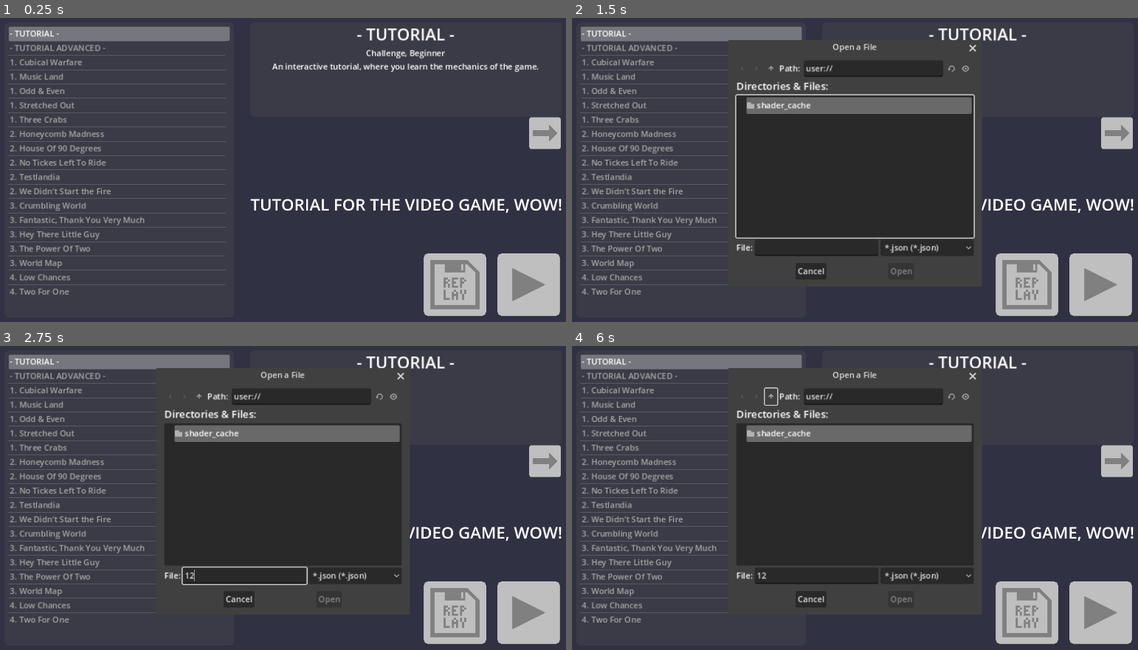
Above: before the commit, frames 1-4 (two rows, left to right).
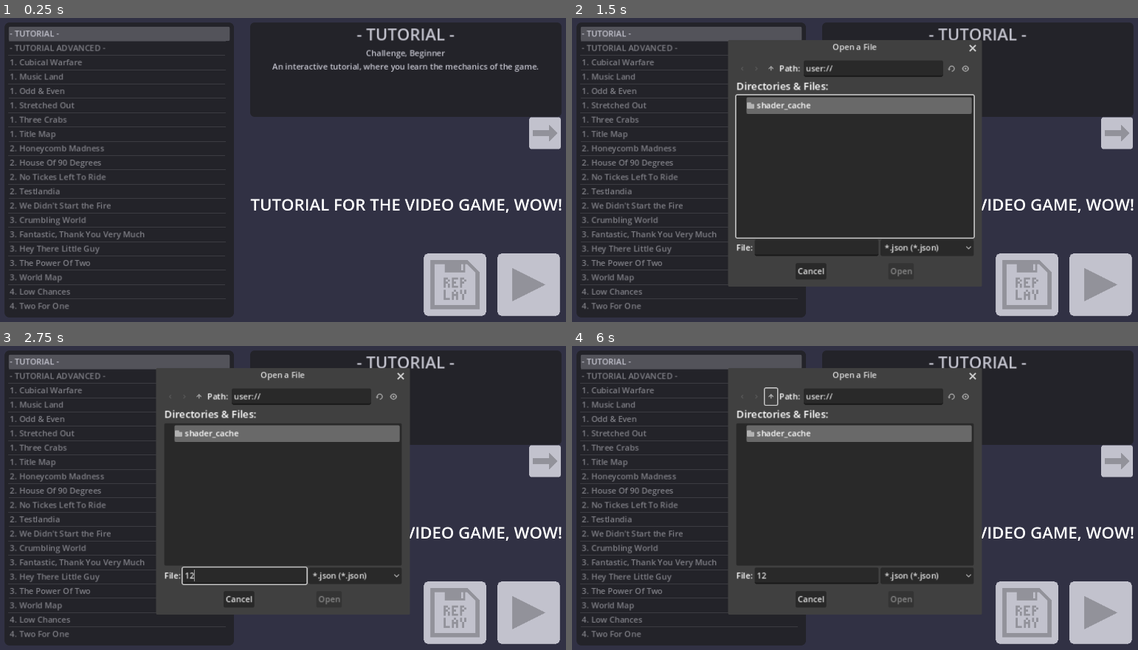
Above: after the commit, the same moments.

Repository: Tab-e-n/tabin_regions
Game: Godot game, scene res://setup_scene.tscn
Two runs of this game, one before a commit and one after it. Both use one fixed random seed, a clock stepped at 60 frames per second and the inputs below.
Inputs (mouse positions are in pixels of both pictures, inside the frame that each line leads up to):
- Up to frame 1 (0.25 s): no input
- Up to frame 2 (1.5 s): click (1115, 133) at 0.5 s; click (1024, 285) at 1.25 s
- Up to frame 3 (2.75 s): click (243, 577) at 2.02 s; type "12" at 2.1 s
- Up to frame 4 (6 s): click (1024, 613) at 2.75 s; click (1024, 613) at 3.5 s; click (1098, 613) at 4.25 s; click (1098, 613) at 5 s; click (770, 397) at 5.75 s

The runs differ from the first frame. In frame 1, 56% of the frame differs, in the area x 0-100%, y 1-99%; in frame 2, 38%; in frame 3, 38%; in frame 4, 38%.
Error before the commit: Parse Error: Preload file "res://CitySelectedParticle.gd" does not exist. (res://Scripts/City.gd:60)

Commit message:
Color Experiment In Setup Scene

Diff:
--- a/Maps/1._Cubical_Warfare.tscn
+++ b/Maps/1._Cubical_Warfare.tscn
@@ -60,7 +60,6 @@
 complexity = "Beginner"
 lore = "Everythings comes back to cubes. Everything is cubes.
 Ignore that cities are still circles."
-color_bg_according_to_alignment = true
 hide_turn_order = true
 render_mode = 1
 
--- /dev/null
+++ b/Maps/1._Title_Map.tscn
@@ -0,0 +1,143 @@
+[gd_scene load_steps=5 format=3 uid="uid://cnxb64453xeqg"]
+
+[ext_resource type="Script" path="res://Sprites/RegionControl.gd" id="1_utrxi"]
+[ext_resource type="PackedScene" uid="uid://s6v72p116y03" path="res://Objects/bg.tscn" id="2_7855c"]
+[ext_resource type="Script" path="res://Scripts/Region.gd" id="3_kce7p"]
+
+[sub_resource type="GDScript" id="GDScript_fsydj"]
+script/source = "extends Node
+
+var connections : Array = [
+#	Basic Connections are defined as such:
+#	[\"Region 1\", \"Region 2\"],
+#	Connections that are harder to traverse are defined as such:
+#	[\"Hilly Region 1\", \"Hilly Region 2\", 1],
+	[\"Line\", \"Dot\"],
+	[\"Line\", \"Gigas\"],
+	[\"Gigas\", \"Dot\"],
+	[\"Gigas\", \"Swordsman\"],
+	[\"Swordsman\", \"Dot\"],
+	[\"Gigas\", \"Estro\"],
+	[\"Flywrench\", \"Estro\"],
+	[\"Flywrench\", \"D\"],
+	[\"D\", \"Estro\"],
+	[\"D\", \"Swordsman\"],
+	[\"Swordsman\", \"Estro\"],
+	[\"Oh\", \"Dot\"],
+	[\"Line\", \"Oh\"],
+	[\"Line\", \"Underline\"],
+	[\"Underline\", \"Oh\"],
+	[\"Arch\", \"Oh\"],
+	[\"Arch\", \"Underline\"],
+	[\"Arch\", \"Spiral\"],
+	[\"Spiral\", \"Underline\"],
+	[\"Arch\", \"Snake\"],
+	[\"Spiral\", \"Snake\"],
+]
+
+
+func _ready():
+	get_parent().connections = connections.duplicate()
+	queue_free()
+
+"
+
+[node name="template" type="Polygon2D"]
+color = Color(0.521569, 0.521569, 0.603922, 1)
+polygon = PackedVector2Array(-424, 80, -288, 136, -144, 120, 176, 152, 312, 216, 456, 176, 520, 40, 488, -96, 400, -160, 224, -152, 8, -200, -120, -288, -240, -288, -392, -208, -424, -104)
+script = ExtResource("1_utrxi")
+lock_aliances = true
+complexity = "Beginner"
+lore = "Woa! Thats the title of the game!"
+align_color = Array[Color]([Color(0.231373, 0.203922, 0.282353, 1), Color(0.478431, 0.054902, 0.262745, 1), Color(0.180392, 0.34902, 0.286275, 1)])
+city_size = 0.75
+hide_turn_order = true
+render_mode = 1
+
+[node name="connection_setter" type="Node" parent="."]
+script = SubResource("GDScript_fsydj")
+
+[node name="bg" parent="." instance=ExtResource("2_7855c")]
+
+[node name="Estro" type="Polygon2D" parent="."]
+position = Vector2(-176, 0)
+color = Color(0.231373, 0.203922, 0.282353, 1)
+polygon = PackedVector2Array(24, 8, 32, 24, 8, 40, -16, 40, -48, 32, -64, 16, -72, -8, -72, -24, -64, -48, -32, -64, -8, -64, 24, -48, 32, -24, 24, 0, 0, 8, -16, 8, -16, -8, 0, -16, 0, -32, -8, -40, -32, -40, -40, -32, -40, -16, -16, -8, -16, 8, -48, 0, -40, 16, -24, 24, 0, 24)
+script = ExtResource("3_kce7p")
+
+[node name="Gigas" type="Polygon2D" parent="."]
+position = Vector2(-80, -16)
+color = Color(0.231373, 0.203922, 0.282353, 1)
+polygon = PackedVector2Array(56, -16, 48, -40, 24, -48, 0, -48, -32, -40, -48, -16, -48, 8, -32, 32, 0, 40, 0, 8, -16, 0, -16, -16, 0, -24, 16, -24, 32, -16, 32, 0, 24, 8, 0, 8, 0, 40, 32, 32, 24, 56, 0, 64, -40, 56, -48, 48, -72, 80, -32, 88, 8, 88, 32, 80, 48, 56, 56, 16)
+script = ExtResource("3_kce7p")
+
+[node name="Line" type="Polygon2D" parent="."]
+position = Vector2(0, 24)
+color = Color(0.231373, 0.203922, 0.282353, 1)
+polygon = PackedVector2Array(-16, 48, -8, 0, 0, -48, 0, -80, 24, -80, 24, -56, 16, 0, 16, 48)
+script = ExtResource("3_kce7p")
+
+[node name="Oh" type="Polygon2D" parent="."]
+position = Vector2(88, -32)
+color = Color(0.231373, 0.203922, 0.282353, 1)
+polygon = PackedVector2Array(8, -8, -16, 0, -24, 24, -8, 40, 16, 40, 32, 32, 32, 8, 8, -8, 8, -40, 40, -24, 64, 8, 56, 40, 32, 64, 8, 72, -32, 56, -48, 32, -48, 0, -32, -24, 8, -40)
+script = ExtResource("3_kce7p")
+
+[node name="Dot" type="Polygon2D" parent="."]
+position = Vector2(8, -96)
+color = Color(0.231373, 0.203922, 0.282353, 1)
+polygon = PackedVector2Array(0, 32, -16, 24, -24, 8, -24, 0, -16, -16, 0, -24, 8, -24, 24, -16, 32, 0, 32, 8, 24, 24, 8, 32)
+script = ExtResource("3_kce7p")
+
+[node name="Arch" type="Polygon2D" parent="."]
+position = Vector2(224, -24)
+color = Color(0.231373, 0.203922, 0.282353, 1)
+offset = Vector2(-32, -16)
+polygon = PackedVector2Array(-32, -8, -24, 8, -24, 56, -32, 80, 0, 88, 8, 16, 24, -8, 56, -8, 64, 16, 56, 96, 80, 96, 96, 16, 80, -24, 48, -32, 8, -32, -8, -8, -16, -32, -40, -24)
+script = ExtResource("3_kce7p")
+
+[node name="Snake" type="Polygon2D" parent="."]
+position = Vector2(352, -32)
+color = Color(0.180392, 0.34902, 0.286275, 1)
+polygon = PackedVector2Array(-64, 72, -56, 40, -8, 48, 32, 48, 48, 32, 48, 16, 40, 8, 8, 8, -32, 0, -48, -24, -40, -56, -8, -64, 40, -56, 24, -32, -8, -40, -24, -32, -16, -16, 16, -8, 40, -16, 72, 8, 72, 32, 48, 72, 0, 80)
+script = ExtResource("3_kce7p")
+alignment = 2
+
+[node name="Underline" type="Polygon2D" parent="."]
+position = Vector2(136, 72)
+color = Color(0.180392, 0.34902, 0.286275, 1)
+offset = Vector2(64, 8)
+polygon = PackedVector2Array(-160, -24, -96, -32, -32, -24, 32, -8, 24, 24, -40, 8, -96, 0, -160, 8)
+script = ExtResource("3_kce7p")
+alignment = 2
+
+[node name="Spiral" type="Polygon2D" parent="."]
+position = Vector2(304, 112)
+color = Color(0.180392, 0.34902, 0.286275, 1)
+polygon = PackedVector2Array(-64, -40, -72, -8, -24, 0, 0, 24, 48, 40, 88, 24, 104, -8, 96, -40, 64, -56, 40, -48, 24, -32, 40, -8, 56, -8, 48, -16, 48, -32, 64, -32, 80, -24, 80, 0, 64, 8, 32, 8, 8, -8, -24, -32)
+script = ExtResource("3_kce7p")
+alignment = 2
+is_capital = true
+
+[node name="Flywrench" type="Polygon2D" parent="."]
+position = Vector2(-312, 16)
+color = Color(0.478431, 0.054902, 0.262745, 1)
+offset = Vector2(-24, -24)
+polygon = PackedVector2Array(-8, -24, 32, -24, 56, 8, 112, 64, 64, 64, 48, 32, 16, 0, 16, 32, 24, 64, -16, 64, -8, 24)
+script = ExtResource("3_kce7p")
+alignment = 1
+
+[node name="D" type="Polygon2D" parent="."]
+position = Vector2(-328, -96)
+color = Color(0.478431, 0.054902, 0.262745, 1)
+polygon = PackedVector2Array(-16, 56, 24, 56, 56, 40, 80, 16, 80, -16, 64, -32, 32, -48, -24, -48, -16, 0, 8, 0, 8, -24, 32, -24, 48, -8, 48, 8, 32, 24, 8, 32, 8, 0, -16, 0)
+script = ExtResource("3_kce7p")
+alignment = 1
+is_capital = true
+
+[node name="Swordsman" type="Polygon2D" parent="."]
+position = Vector2(-168, -144)
+color = Color(0.478431, 0.054902, 0.262745, 1)
+polygon = PackedVector2Array(-56, 64, 32, 64, 32, 32, 8, 16, -8, 32, -24, 16, -16, 0, -8, -8, 0, -8, -8, 0, -16, 16, -8, 24, 8, 8, 88, 56, 136, 56, 136, 24, 24, -16, 40, -32, 32, -40, 16, -24, 8, -16, 8, -24, 16, -32, 8, -40, 24, -48, 32, -72, 24, -96, 8, -112, -8, -112, -32, -104, -48, -88, -48, -64, -40, -48, -24, -40, -32, -32, -40, -40, -56, -40, -64, -48, -72, -16, -64, 32, -56, 8, -40, -16, -56, 32)
+script = ExtResource("3_kce7p")
+alignment = 1
--- a/Scripts/City.gd
+++ b/Scripts/City.gd
@@ -57,7 +57,7 @@
 func make_particle(mobilize : bool):
 	var part : Sprite2D = Sprite2D.new()
 	part.texture = preload("res://Sprites/circle.png")
-	part.set_script(preload("res://CitySelectedParticle.gd"))
+	part.set_script(preload("res://Scripts/CitySelectedParticle.gd"))
 	part.position = Vector2(32, 32)
 	part.modulate = self_modulate
 	part.mobilize = mobilize
--- a/Scripts/setup_scene.gd
+++ b/Scripts/setup_scene.gd
@@ -7,6 +7,24 @@
 
 enum {MENU_LORE, MENU_ALIGNMENTS, MENU_DIFFICULTY}
 var current_menu : int = 0
+
+
+@onready var tintable_ui : Node2D = $tintable_ui
+
+@onready var map_list : ItemList = $tintable_ui/map_list
+@onready var map_options : Control = $tintable_ui/def
+@onready var map_ai : Control = $tintable_ui/diff
+
+@onready var map_name : Label = $tintable_ui/map_name
+@onready var map_lore : Label = $tintable_ui/lore
+
+@onready var options_label : Label = $tintable_ui/def/map_data
+@onready var slider_player : HSlider = $tintable_ui/def/players
+@onready var slider_leader : HSlider = $tintable_ui/def/leaders
+@onready var slider_aliances : HSlider = $tintable_ui/def/aliances
+
+@onready var ai_preset : Label = $tintable_ui/diff/preset
+@onready var ai_cursor : Sprite2D = $tintable_ui/diff/AiSelected
 
 
 func _ready():
@@ -19,15 +37,15 @@
 		maps[i] = maps[i].trim_suffix(".remap")
 		var new_name : String = maps[i].trim_suffix(".tscn")
 		new_name = new_name.replace("_", " ")
-		$map_list.add_item(new_name)
+		map_list.add_item(new_name)
 
 	var map = maps.find(MapSetup.current_map_name)
 
 	if map == -1:
-		$map_list.select(0)
+		map_list.select(0)
 		_on_map_list_item_selected(0)
 	else:
-		$map_list.select(map)
+		map_list.select(map)
 		_on_map_list_item_selected(map)
 
 	MapSetup.preset_alignments.clear()
@@ -42,14 +60,14 @@
 
 
 func _on_leaders_value_changed(value):
-	if $def/players.value > value:
-		$def/players.value = value
+	if slider_player.value > value:
+		slider_player.value = value
 	_on_def_slider_value_changed(value)
 
 
 func _on_players_value_changed(value):
-	if $def/leaders.value < value:
-		$def/leaders.value = value
+	if slider_leader.value < value:
+		slider_leader.value = value
 	_on_def_slider_value_changed(value)
 
 
@@ -59,74 +77,90 @@
 
 func _on_map_list_item_activated(index):
 	start_playing(index)
+
+
+func flip_color(c : Color) -> Color:
+	c.r = 1 - c.r
+	c.g = 1 - c.g
+	c.b = 1 - c.b
+	return c
 
 
 func _on_map_list_item_selected(index):
 	if current_map != null:
 		current_map.queue_free()
 	var packed_map : PackedScene = load("res://Maps/" + maps[index])
-	current_map = packed_map.instantiate()
+	current_map = packed_map.instantiate() as RegionControl
 
 	current_map.dummy = true
 
 	current_map.position = Vector2(768, 384)
 	current_map.scale = Vector2(0.5, 0.5)
 
+	var temp_color : Color = current_map.color
+
+	temp_color = flip_color(temp_color)
+	temp_color *= 0.5
+	temp_color = flip_color(temp_color)
+	temp_color.a = 1.0
+
+	tintable_ui.modulate = temp_color
+
 	$map.add_child(current_map)
 
-	$map_name.text = $map_list.get_item_text(index)
+	map_name.text = map_list.get_item_text(index)
 
 	map_data_text()
 
-	$def/leaders.visible = not current_map.lock_align_amount
-	$def/leaders.max_value = current_map.align_amount - 1
-
-	$def/players.visible = not current_map.lock_player_amount
+	slider_leader.visible = not current_map.lock_align_amount
+	slider_leader.max_value = current_map.align_amount - 1
+
+	slider_player.visible = not current_map.lock_player_amount
 	if current_map.max_player_amount >= 0:
-		$def/players.max_value = current_map.max_player_amount
-	else:
-		$def/players.max_value = current_map.align_amount - 1
-
-	$def/aliances.visible = not current_map.lock_aliances
-	$def/aliances.max_value = current_map.align_amount - 1
-
-	$diff/preset.visible = current_map.use_custom_ai_setup
-	$diff/AiSelected.visible = !current_map.use_custom_ai_setup
-
-	$lore.text = current_map.tag + ", " + current_map.complexity + "\n" + current_map.lore
+		slider_player.max_value = current_map.max_player_amount
+	else:
+		slider_player.max_value = current_map.align_amount - 1
+
+	slider_aliances.visible = not current_map.lock_aliances
+	slider_aliances.max_value = current_map.align_amount - 1
+
+	ai_preset.visible = current_map.use_custom_ai_setup
+	ai_cursor.visible = !current_map.use_custom_ai_setup
+
+	map_lore.text = current_map.tag + ", " + current_map.complexity + "\n" + current_map.lore
 
 	if MapSetup.current_map_name != maps[index]:
 		if current_map.used_alignments >= 2:
-			$def/leaders.value = current_map.used_alignments
+			slider_leader.value = current_map.used_alignments
 		else:
-			$def/leaders.value = current_map.align_amount - 1
-		$def/players.value = current_map.player_amount
-		$def/aliances.value = 1
+			slider_leader.value = current_map.align_amount - 1
+		slider_player.value = current_map.player_amount
+		slider_aliances.value = 1
 		MapSetup.current_map_name = maps[index]
 	else:
-		$def/players.value = MapSetup.player_amount
-		$def/aliances.value = MapSetup.aliances_amount
-		$def/leaders.value = MapSetup.used_aligments
+		slider_player.value = MapSetup.player_amount
+		slider_aliances.value = MapSetup.aliances_amount
+		slider_leader.value = MapSetup.used_aligments
 
 
 func map_data_text():
-	$def/map_data.text = ("PRESET ORDER" if current_map.use_preset_alignments else "RANDOM ORDER")
-	$def/map_data.text += "\nLEADERS: " + String.num($def/leaders.value)
-	$def/map_data.text += "\nPLAYERS: " + (String.num($def/players.value) if $def/players.value > 0 else "X")
-	$def/map_data.text += "\nALIANCES: " + (String.num($def/aliances.value) if $def/aliances.value > 1 else "X")
+	options_label.text = ("PRESET ORDER" if current_map.use_preset_alignments else "RANDOM ORDER")
+	options_label.text += "\nLEADERS: " + String.num(slider_leader.value)
+	options_label.text += "\nPLAYERS: " + (String.num(slider_player.value) if slider_player.value > 0 else "X")
+	options_label.text += "\nALIANCES: " + (String.num(slider_aliances.value) if slider_aliances.value > 1 else "X")
 
 
 func _on_play_pressed():
-	#print($map_list.is_anything_selected())
-	if $map_list.is_anything_selected():
-		start_playing($map_list.get_selected_items()[0])
+	#print(map_list.is_anything_selected())
+	if map_list.is_anything_selected():
+		start_playing(map_list.get_selected_items()[0])
 
 
 func start_playing(index):
 	MapSetup.current_map_name = maps[index]
-	MapSetup.player_amount = $def/players.value
-	MapSetup.aliances_amount = $def/aliances.value
-	MapSetup.used_aligments = $def/leaders.value
+	MapSetup.player_amount = slider_player.value
+	MapSetup.aliances_amount = slider_aliances.value
+	MapSetup.used_aligments = slider_leader.value
 	if current_map.use_alignment_picker and MapSetup.player_amount > 0:
 		get_tree().change_scene_to_file("res://alignment_picker.tscn")
 	else:
@@ -138,21 +172,21 @@
 	if current_menu > 2:
 		current_menu = 0
 
-	$lore.visible = current_menu == MENU_LORE
-	$def.visible = current_menu == MENU_ALIGNMENTS
-	$diff.visible = current_menu == MENU_DIFFICULTY
+	map_lore.visible = current_menu == MENU_LORE
+	map_options.visible = current_menu == MENU_ALIGNMENTS
+	map_ai.visible = current_menu == MENU_DIFFICULTY
 
 
 func ai_selected_pos():
 	match(MapSetup.default_ai_controler):
 		AIControler.CONTROLER_TURTLE:
-			$diff/AiSelected.position.x = 624
+			ai_cursor.position.x = 624
 		AIControler.CONTROLER_DEFAULT:
-			$diff/AiSelected.position.x = 752
+			ai_cursor.position.x = 752
 		AIControler.CONTROLER_NEURAL:
-			$diff/AiSelected.position.x = 880
+			ai_cursor.position.x = 880
 		AIControler.CONTROLER_CHEATER:
-			$diff/AiSelected.position.x = 1008
+			ai_cursor.position.x = 1008
 
 
 func _on_ai_turtle_pressed():
--- a/Styles/style_label_align_picker.tres
+++ b/Styles/style_label_align_picker.tres
@@ -1,7 +1,7 @@
 [gd_resource type="StyleBoxFlat" format=3 uid="uid://crwlkegnfaves"]
 
 [resource]
-bg_color = Color(0.247059, 0.247059, 0.282353, 0.752941)
+bg_color = Color(0.156863, 0.156863, 0.156863, 0.752941)
 corner_radius_top_left = 8
 corner_radius_top_right = 8
 corner_radius_bottom_right = 8
--- a/Styles/style_label_normal_box.tres
+++ b/Styles/style_label_normal_box.tres
@@ -1,7 +1,7 @@
 [gd_resource type="StyleBoxFlat" format=3 uid="uid://l8vkqqi4prkx"]
 
 [resource]
-bg_color = Color(0.247059, 0.247059, 0.282353, 1)
+bg_color = Color(0.156863, 0.156863, 0.156863, 1)
 corner_radius_top_left = 8
 corner_radius_top_right = 8
 corner_radius_bottom_right = 8
--- a/Styles/style_panel_map_list.tres
+++ b/Styles/style_panel_map_list.tres
@@ -1,12 +1,12 @@
 [gd_resource type="StyleBoxFlat" format=3 uid="uid://ba8gr0be1lomg"]
 
 [resource]
-bg_color = Color(0.247059, 0.247059, 0.282353, 0.752941)
+bg_color = Color(0.156863, 0.156863, 0.156863, 0.752941)
 border_width_left = 8
 border_width_top = 8
 border_width_right = 8
 border_width_bottom = 8
-border_color = Color(0.247059, 0.247059, 0.282353, 0.752941)
+border_color = Color(0.156863, 0.156863, 0.156863, 0.752941)
 border_blend = true
 corner_radius_top_left = 8
 corner_radius_top_right = 8
--- a/setup_scene.tscn
+++ b/setup_scene.tscn
@@ -24,7 +24,9 @@
 [node name="map" type="Node2D" parent="."]
 z_index = -100
 
-[node name="map_list" type="ItemList" parent="."]
+[node name="tintable_ui" type="Node2D" parent="."]
+
+[node name="map_list" type="ItemList" parent="tintable_ui"]
 z_index = 100
 offset_left = 32.0
 offset_top = 32.0
@@ -33,14 +35,14 @@
 focus_mode = 0
 theme_override_styles/panel = ExtResource("2_b0y7v")
 
-[node name="Panel" type="Panel" parent="."]
+[node name="Panel" type="Panel" parent="tintable_ui"]
 offset_left = 512.0
 offset_top = 32.0
 offset_right = 1120.0
 offset_bottom = 216.0
 theme_override_styles/panel = ExtResource("2_vsmum")
 
-[node name="map_name" type="Label" parent="."]
+[node name="map_name" type="Label" parent="tintable_ui"]
 z_index = 100
 offset_left = 512.0
 offset_top = 32.0
@@ -49,7 +51,7 @@
 theme_override_font_sizes/font_size = 32
 horizontal_alignment = 1
 
-[node name="lore" type="Label" parent="."]
+[node name="lore" type="Label" parent="tintable_ui"]
 offset_left = 512.0
 offset_top = 80.0
 offset_right = 1120.0
@@ -58,7 +60,7 @@
 autowrap_mode = 2
 clip_text = true
 
-[node name="def" type="Control" parent="."]
+[node name="def" type="Control" parent="tintable_ui"]
 visible = false
 z_index = 100
 layout_mode = 3
@@ -66,7 +68,7 @@
 offset_right = 40.0
 offset_bottom = 40.0
 
-[node name="map_data" type="Label" parent="def"]
+[node name="map_data" type="Label" parent="tintable_ui/def"]
 layout_mode = 0
 offset_left = 512.0
 offset_top = 80.0
@@ -76,7 +78,7 @@
 theme_override_font_sizes/font_size = 24
 horizontal_alignment = 2
 
-[node name="leaders" type="HSlider" parent="def"]
+[node name="leaders" type="HSlider" parent="tintable_ui/def"]
 layout_mode = 0
 offset_left = 720.0
 offset_top = 120.0
@@ -86,7 +88,7 @@
 max_value = 2.0
 value = 2.0
 
-[node name="players" type="HSlider" parent="def"]
+[node name="players" type="HSlider" parent="tintable_ui/def"]
 layout_mode = 0
 offset_left = 720.0
 offset_top = 152.0
@@ -94,7 +96,7 @@
 offset_bottom = 184.0
 max_value = 0.0
 
-[node name="aliances" type="HSlider" parent="def"]
+[node name="aliances" type="HSlider" parent="tintable_ui/def"]
 layout_mode = 0
 offset_left = 720.0
 offset_top = 184.0
@@ -104,7 +106,7 @@
 max_value = 1.0
 value = 1.0
 
-[node name="diff" type="Control" parent="."]
+[node name="diff" type="Control" parent="tintable_ui"]
 visible = false
 z_index = 100
 layout_mode = 3
@@ -112,11 +114,11 @@
 offset_right = 40.0
 offset_bottom = 40.0
 
-[node name="AiSelected" type="Sprite2D" parent="diff"]
+[node name="AiSelected" type="Sprite2D" parent="tintable_ui/diff"]
 position = Vector2(624, 144)
 texture = ExtResource("2_1q3y1")
 
-[node name="ai_turtle" type="TextureButton" parent="diff"]
+[node name="ai_turtle" type="TextureButton" parent="tintable_ui/diff"]
 layout_mode = 0
 offset_left = 576.0
 offset_top = 96.0
@@ -124,7 +126,7 @@
 offset_bottom = 192.0
 texture_normal = ExtResource("2_wi0e8")
 
-[node name="ai_default" type="TextureButton" parent="diff"]
+[node name="ai_default" type="TextureButton" parent="tintable_ui/diff"]
 layout_mode = 0
 offset_left = 704.0
 offset_top = 96.0
@@ -132,7 +134,7 @@
 offset_bottom = 192.0
 texture_normal = ExtResource("2_qggyn")
 
-[node name="ai_neuron" type="TextureButton" parent="diff"]
+[node name="ai_neuron" type="TextureButton" parent="tintable_ui/diff"]
 modulate = Color(0.447059, 0.447059, 0.447059, 1)
 layout_mode = 0
 offset_left = 832.0
@@ -142,7 +144,7 @@
 disabled = true
 texture_normal = ExtResource("3_g3ljl")
 
-[node name="ai_cheater" type="TextureButton" parent="diff"]
+[node name="ai_cheater" type="TextureButton" parent="tintable_ui/diff"]
 layout_mode = 0
 offset_left = 960.0
 offset_top = 96.0
@@ -150,7 +152,7 @@
 offset_bottom = 192.0
 texture_normal = ExtResource("5_qe1ei")
 
-[node name="preset" type="Label" parent="diff"]
+[node name="preset" type="Label" parent="tintable_ui/diff"]
 visible = false
 layout_mode = 0
 offset_left = 560.0
@@ -163,7 +165,7 @@
 horizontal_alignment = 1
 vertical_alignment = 1
 
-[node name="next_menu" type="TextureButton" parent="."]
+[node name="next_menu" type="TextureButton" parent="tintable_ui"]
 z_index = 100
 offset_left = 1056.0
 offset_top = 216.0
@@ -171,7 +173,7 @@
 offset_bottom = 280.0
 texture_normal = ExtResource("2_q4ghs")
 
-[node name="replay" type="TextureButton" parent="."]
+[node name="replay" type="TextureButton" parent="tintable_ui"]
 z_index = 100
 offset_left = 848.0
 offset_top = 480.0
@@ -179,7 +181,7 @@
 offset_bottom = 608.0
 texture_normal = ExtResource("8_jp1fi")
 
-[node name="play" type="TextureButton" parent="."]
+[node name="play" type="TextureButton" parent="tintable_ui"]
 z_index = 100
 offset_left = 992.0
 offset_top = 480.0
@@ -191,21 +193,22 @@
 initial_position = 1
 title = "Open a File"
 size = Vector2i(480, 480)
+popup_window = true
 ok_button_text = "Open"
 file_mode = 0
 access = 1
 filters = PackedStringArray("*.json")
 
-[connection signal="item_activated" from="map_list" to="." method="_on_map_list_item_activated"]
-[connection signal="item_selected" from="map_list" to="." method="_on_map_list_item_selected"]
-[connection signal="value_changed" from="def/leaders" to="." method="_on_leaders_value_changed"]
-[connection signal="value_changed" from="def/players" to="." method="_on_players_value_changed"]
-[connection signal="value_changed" from="def/aliances" to="." method="_on_def_slider_value_changed"]
-[connection signal="pressed" from="diff/ai_turtle" to="." method="_on_ai_turtle_pressed"]
-[connection signal="pressed" from="diff/ai_default" to="." method="_on_ai_default_pressed"]
-[connection signal="pressed" from="diff/ai_neuron" to="." method="_on_ai_default_pressed"]
-[connection signal="pressed" from="diff/ai_cheater" to="." method="_on_ai_cheater_pressed"]
-[connection signal="pressed" from="next_menu" to="." method="_on_next_menu_pressed"]
-[connection signal="pressed" from="replay" to="." method="_on_replay_pressed"]
-[connection signal="pressed" from="play" to="." method="_on_play_pressed"]
+[connection signal="item_activated" from="tintable_ui/map_list" to="." method="_on_map_list_item_activated"]
+[connection signal="item_selected" from="tintable_ui/map_list" to="." method="_on_map_list_item_selected"]
+[connection signal="value_changed" from="tintable_ui/def/leaders" to="." method="_on_leaders_value_changed"]
+[connection signal="value_changed" from="tintable_ui/def/players" to="." method="_on_players_value_changed"]
+[connection signal="value_changed" from="tintable_ui/def/aliances" to="." method="_on_def_slider_value_changed"]
+[connection signal="pressed" from="tintable_ui/diff/ai_turtle" to="." method="_on_ai_turtle_pressed"]
+[connection signal="pressed" from="tintable_ui/diff/ai_default" to="." method="_on_ai_default_pressed"]
+[connection signal="pressed" from="tintable_ui/diff/ai_neuron" to="." method="_on_ai_default_pressed"]
+[connection signal="pressed" from="tintable_ui/diff/ai_cheater" to="." method="_on_ai_cheater_pressed"]
+[connection signal="pressed" from="tintable_ui/next_menu" to="." method="_on_next_menu_pressed"]
+[connection signal="pressed" from="tintable_ui/replay" to="." method="_on_replay_pressed"]
+[connection signal="pressed" from="tintable_ui/play" to="." method="_on_play_pressed"]
 [connection signal="file_selected" from="replay_window" to="." method="_on_replay_window_file_selected"]
--- a/stats.tscn
+++ b/stats.tscn
@@ -139,6 +139,7 @@
 theme_override_styles/panel = ExtResource("1_8movm")
 
 [node name="leave" type="TextureButton" parent="buttons"]
+modulate = Color(0.627451, 0.627451, 0.627451, 1)
 layout_mode = 0
 offset_left = 32.0
 offset_top = 32.0
@@ -147,6 +148,7 @@
 texture_normal = ExtResource("2_y6cxs")
 
 [node name="csv" type="TextureButton" parent="buttons"]
+modulate = Color(0.627451, 0.627451, 0.627451, 1)
 layout_mode = 0
 offset_left = 32.0
 offset_top = 352.0
@@ -155,6 +157,7 @@
 texture_normal = ExtResource("3_0g6er")
 
 [node name="replay" type="TextureButton" parent="buttons"]
+modulate = Color(0.627451, 0.627451, 0.627451, 1)
 layout_mode = 0
 offset_left = 32.0
 offset_top = 480.0
Binary file changed: Sprites/advance.png
Binary file changed: Sprites/ai_cheater.png
Binary file changed: Sprites/ai_default.png
Binary file changed: Sprites/ai_neuron.png
Binary file changed: Sprites/ai_turtle.png
Binary file changed: Sprites/exit.png
Binary file changed: Sprites/next.png
Binary file changed: Sprites/pause_button.png
Binary file changed: Sprites/save_csv.png
Binary file changed: Sprites/save_replay.png
